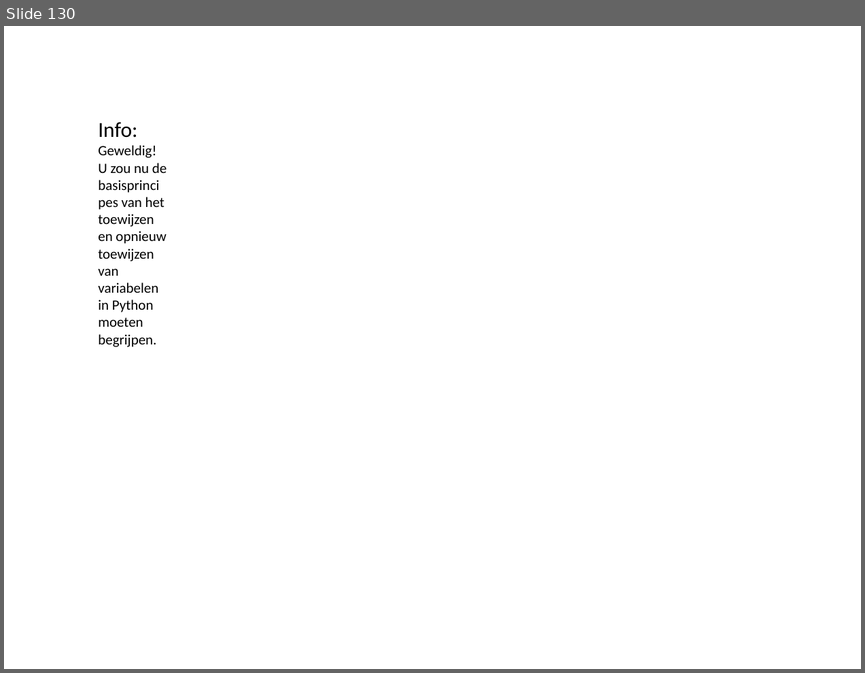
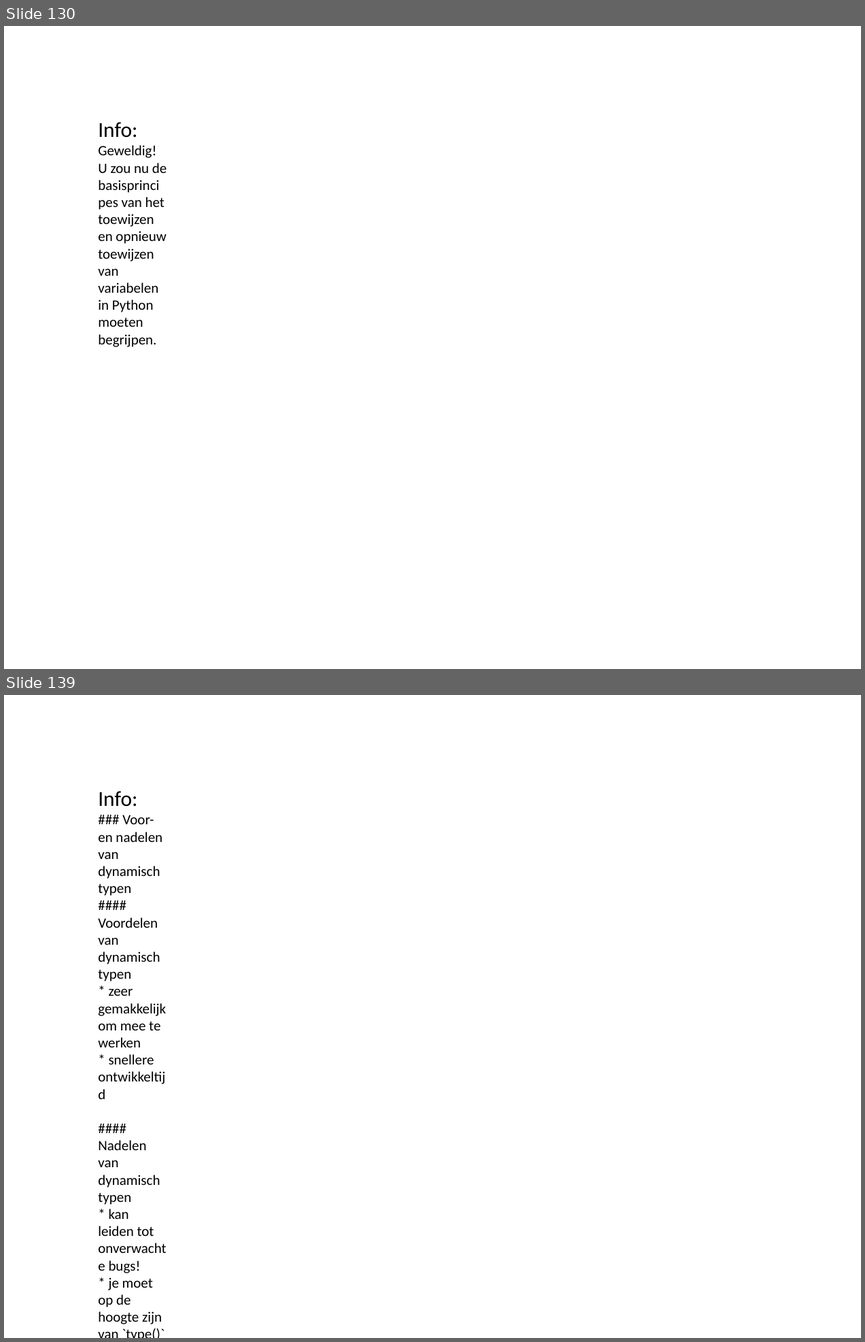
Before and after one commit to yilmazchef/python-notebooks, a slide deck: Notebooks/Nederlands/02 - Objecten datastructuren en operatoren/01 - Variabelen Toewijzing.pptx. Shown one above the other, each under a label of ours: slide 130 before the commit, slides 130 and 139 after it; the slides between them are not shown. The pictures are 865x673 and 865x1342 pixels, drawn with LibreOffice and Linux fonts; fonts in the diff are those of the drawing. Boxes give left, top, right and bottom in pixels: in the first picture for what was removed or moved away, otherwise in the second. Text is boxed around its words. In the diff, an @@ line names an element or a change of style, - is before the commit and + after.

```diff
--- a/Notebooks/Nederlands/02 - Objecten datastructuren en operatoren/01 - Variabelen Toewijzing.pptx
+++ b/Notebooks/Nederlands/02 - Objecten datastructuren en operatoren/01 - Variabelen Toewijzing.pptx
@@ slide 139 added at (x1=4, y1=695, x2=861, y2=1338), background #FFFFFF @@
@@ text added at (x1=98, y1=791, x2=166, y2=1324), 12 pt, text #000000 @@
+Info:
+### Voor- en nadelen van dynamisch typen
+#### Voordelen van dynamisch typen
+* zeer gemakkelijk om mee te werken
+* snellere ontwikkeltijd
+#### Nadelen van dynamisch typen
+* kan leiden tot onverwachte bugs!
+* je moet op de hoogte zijn van `type()`
```
Also in this commit, not shown: 65 other slides added, 38 other files.
